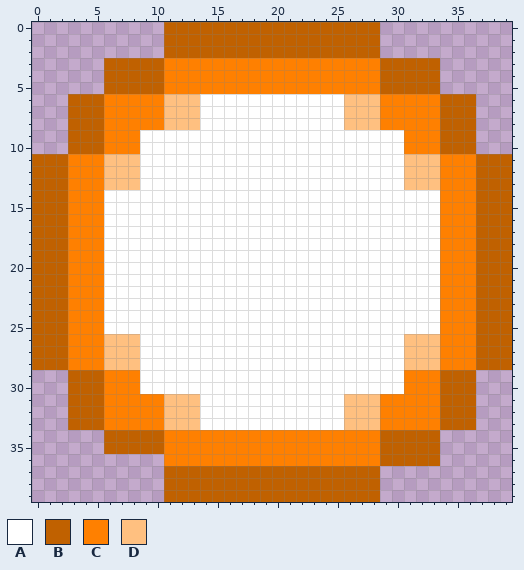
File history of a pixel-art sprite, Current_Penguin/Current_Penguin/resources/images/bullet.png. The picture above is the old version.
The file is 40x40 pixels.
Palette (. is transparent): A #ffffff  B #c06100  C #ff8000  D #ffc080
After:
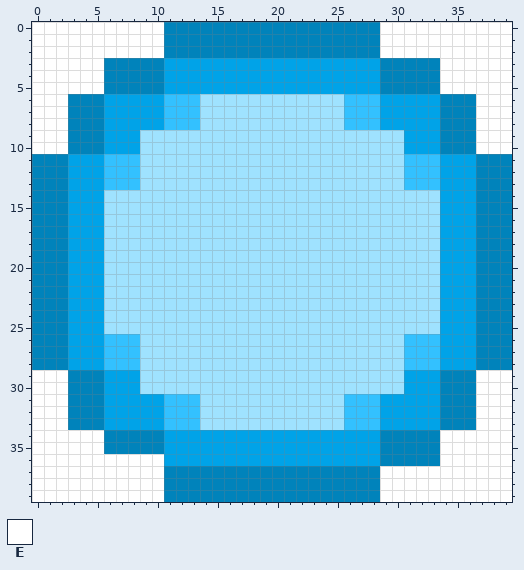
Colours new in this view: E #ffffff
From old to new:
{"colour":"A","old":"#ffffff","new":"#9fe2ff"}
{"colour":"B","old":"#c06100","new":"#0083bb"}
{"colour":"C","old":"#ff8000","new":"#00a3e8"}
{"colour":"D","old":"#ffc080","new":"#33c1ff"}
{"y":0,"x":0,"old":"...........","new":"EEEEEEEEEEE"}
{"y":0,"x":29,"old":"...........","new":"EEEEEEEEEEE"}
{"y":1,"x":0,"old":"...........","new":"EEEEEEEEEEE"}
{"y":1,"x":29,"old":"...........","new":"EEEEEEEEEEE"}
{"y":2,"x":0,"old":"...........","new":"EEEEEEEEEEE"}
{"y":2,"x":29,"old":"...........","new":"EEEEEEEEEEE"}
{"y":3,"x":0,"old":"......","new":"EEEEEE"}
{"y":3,"x":34,"old":"......","new":"EEEEEE"}
{"y":4,"x":0,"old":"......","new":"EEEEEE"}
{"y":4,"x":34,"old":"......","new":"EEEEEE"}
{"y":5,"x":0,"old":"......","new":"EEEEEE"}
{"y":5,"x":34,"old":"......","new":"EEEEEE"}
{"y":6,"x":0,"old":"...","new":"EEE"}
{"y":6,"x":37,"old":"...","new":"EEE"}
{"y":7,"x":0,"old":"...","new":"EEE"}
{"y":7,"x":37,"old":"...","new":"EEE"}
{"y":8,"x":0,"old":"...","new":"EEE"}
{"y":8,"x":37,"old":"...","new":"EEE"}
{"y":9,"x":0,"old":"...","new":"EEE"}
{"y":9,"x":37,"old":"...","new":"EEE"}
{"y":10,"x":0,"old":"...","new":"EEE"}
{"y":10,"x":37,"old":"...","new":"EEE"}
{"y":29,"x":0,"old":"...","new":"EEE"}
{"y":29,"x":37,"old":"...","new":"EEE"}
{"y":30,"x":0,"old":"...","new":"EEE"}
{"y":30,"x":37,"old":"...","new":"EEE"}
{"y":31,"x":0,"old":"...","new":"EEE"}
{"y":31,"x":37,"old":"...","new":"EEE"}
{"y":32,"x":0,"old":"...","new":"EEE"}
{"y":32,"x":37,"old":"...","new":"EEE"}
{"y":33,"x":0,"old":"...","new":"EEE"}
{"y":33,"x":37,"old":"...","new":"EEE"}
{"y":34,"x":0,"old":"......","new":"EEEEEE"}
{"y":34,"x":34,"old":"......","new":"EEEEEE"}
{"y":35,"x":0,"old":"......","new":"EEEEEE"}
{"y":35,"x":34,"old":"......","new":"EEEEEE"}
{"y":36,"x":0,"old":"...........","new":"EEEEEEEEEEE"}
{"y":36,"x":34,"old":"......","new":"EEEEEE"}
{"y":37,"x":0,"old":"...........","new":"EEEEEEEEEEE"}
{"y":37,"x":29,"old":"...........","new":"EEEEEEEEEEE"}
{"y":38,"x":0,"old":"...........","new":"EEEEEEEEEEE"}
{"y":38,"x":29,"old":"...........","new":"EEEEEEEEEEE"}
{"y":39,"x":0,"old":"...........","new":"EEEEEEEEEEE"}
{"y":39,"x":29,"old":"...........","new":"EEEEEEEEEEE"}
{"label":"changed","picture_box":[32,22,512,502]}
